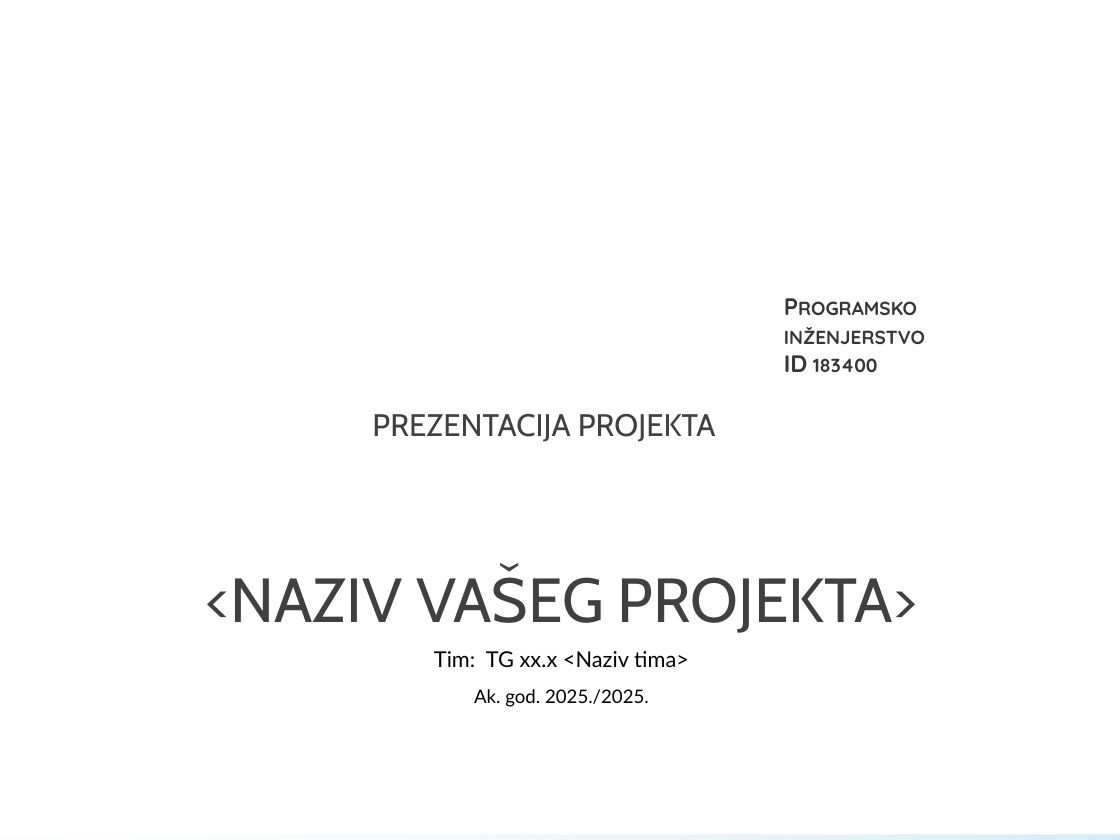
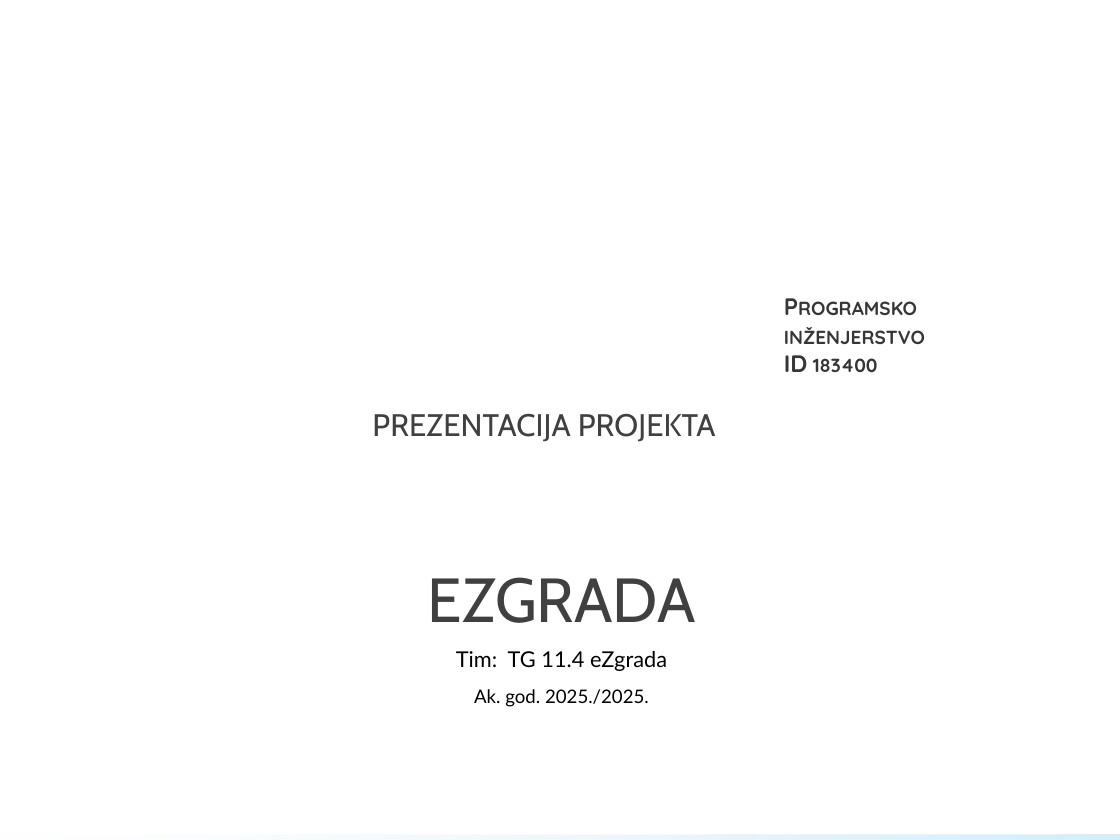
Before and after one commit to GolubIvan/Programsko-inzenjerstvo, a slide deck: slide 1 of PROINZ_TGxx.x_naziv_app.pptx. Drawn at 1120x840 pixels with LibreOffice and Linux fonts; fonts in the diff are those of the drawing; background and template pictures are left out. Boxes give left, top, right and bottom in pixels: in the first picture for what was removed or moved away, otherwise in the second. Text is boxed around its words. In the diff, an @@ line names an element or a change of style, - is before the commit and + after.

```diff
--- a/PROINZ_TGxx.x_naziv_app.pptx
+++ b/PROINZ_TGxx.x_naziv_app.pptx
@@ title at [428, 577, 696, 623]: text changed @@
-<NAZIV VAŠEG PROJEKTA>
+EZGRADA
@@ subtitle at [456, 651, 667, 671]: text changed @@
-Tim: TG xx.x <Naziv tima>
+Tim: TG 11.4 eZgrada
```
Also in this commit, not shown: 5 other slides changed, 6 slides added, 4 slides removed.
